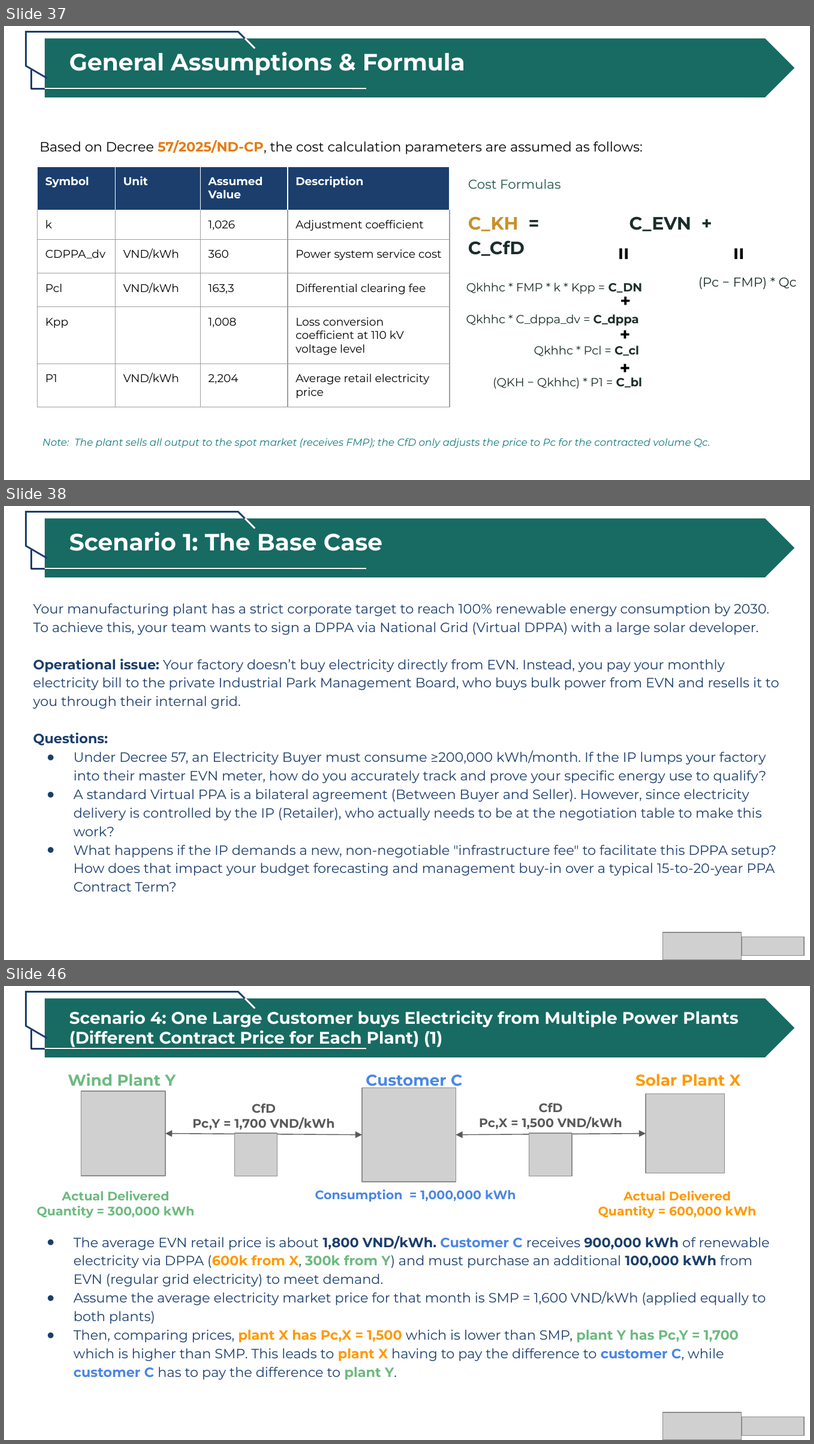
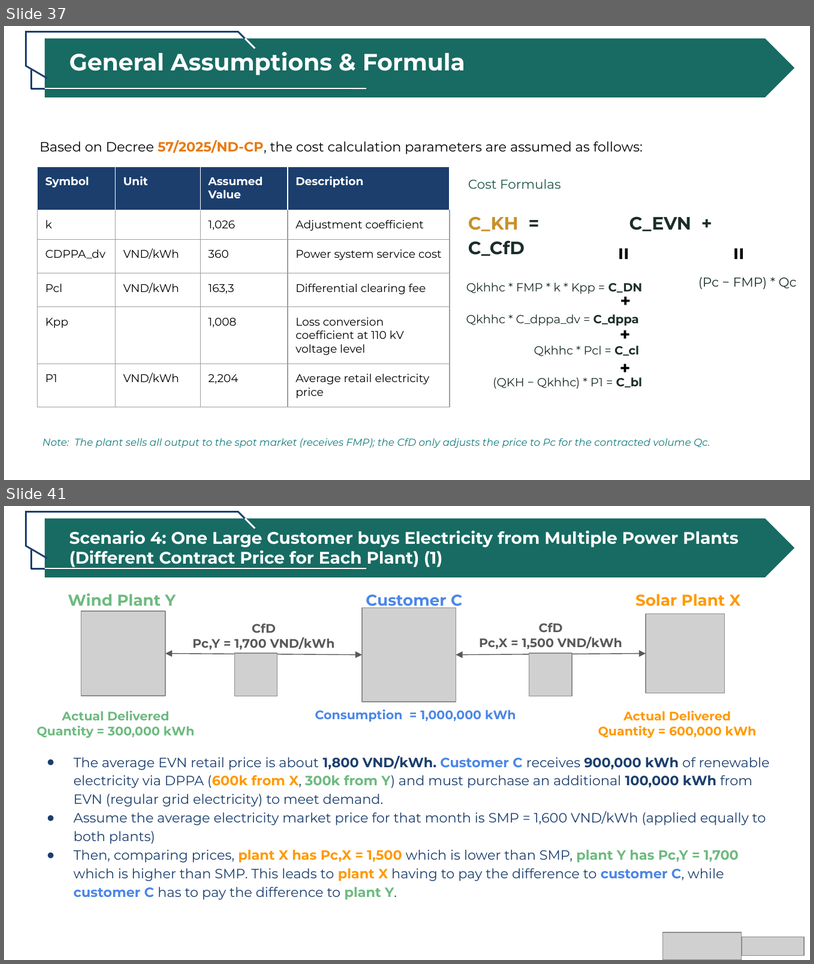
Before and after one commit to tah-allotrope/dppa-case, a slide deck: ceba/CEBA DPPA 2026.pptx. Shown one above the other, each under a label of ours: slides 37, 38 and 46 before the commit, slides 37 and 41 after it; the slides between them are not shown. The pictures are 814x1444 and 814x964 pixels, drawn with LibreOffice and Linux fonts; fonts in the diff are those of the drawing; grey boxes stand for pictures. Boxes give left, top, right and bottom in pixels: in the first picture for what was removed or moved away, otherwise in the second. Text is boxed around its words. In the diff, an @@ line names an element or a change of style, - is before the commit and + after.

```diff
--- a/ceba/CEBA DPPA 2026.pptx
+++ b/ceba/CEBA DPPA 2026.pptx
@@ slide 38 removed at bbox=[4, 506, 810, 960], background #FFFFFF @@
@@ group removed at bbox=[25, 511, 794, 577]: 8 lines, 1 pentagon arrow, 1 text @@
-Scenario 1: The Base Case
@@ text removed at bbox=[33, 603, 780, 891] @@
-Your manufacturing plant has a strict corporate target to reach 100% renewable energy consumption by 2030. To achieve this, your team wants to sign a DPPA via National Grid (Virtual DPPA) with a large solar developer.
-Operational issue: Your factory doesn’t buy electricity directly from EVN. Instead, you pay your monthly electricity bill to the private Industrial Park Management Board, who buys bulk power from EVN and resells it to you through their internal grid.
-Questions:
-● Under Decree 57, an Electricity Buyer must consume ≥200,000 kWh/month. If the IP lumps your factory into their master EVN meter, how do you accurately track and prove your specific energy use to qualify?
-● A standard Virtual PPA is a bilateral agreement (Between Buyer and Seller). However, since electricity delivery is controlled by the IP (Retailer), who actually needs to be at the negotiation table to make this work?
-● What happens if the IP demands a new, non-negotiable "infrastructure fee" to facilitate this DPPA setup? How does that impact your budget forecasting and management buy-in over a typical 15-to-20-year PPA Contract Term?
@@ picture removed at bbox=[663, 932, 742, 959] @@
@@ picture removed at bbox=[742, 937, 804, 955] @@
@@ what was slide 46 is now slide 41 @@
```
Also in this commit, not shown: 3 slides added, 7 other slides removed, 4 other files.
